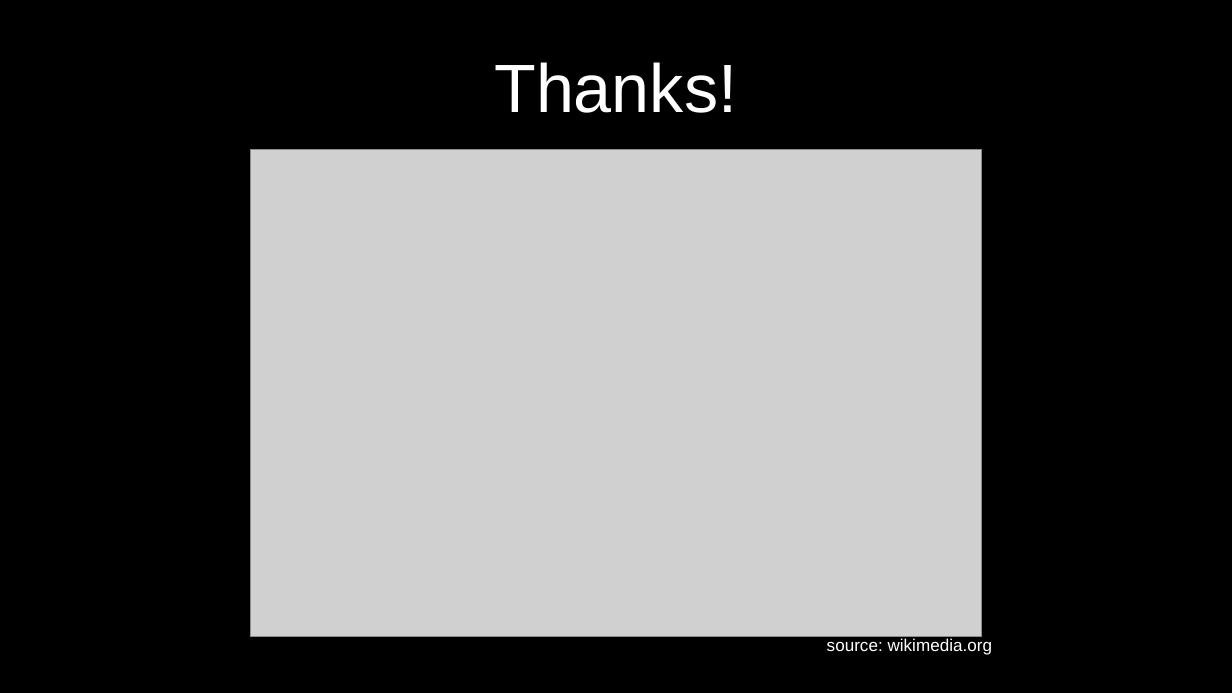
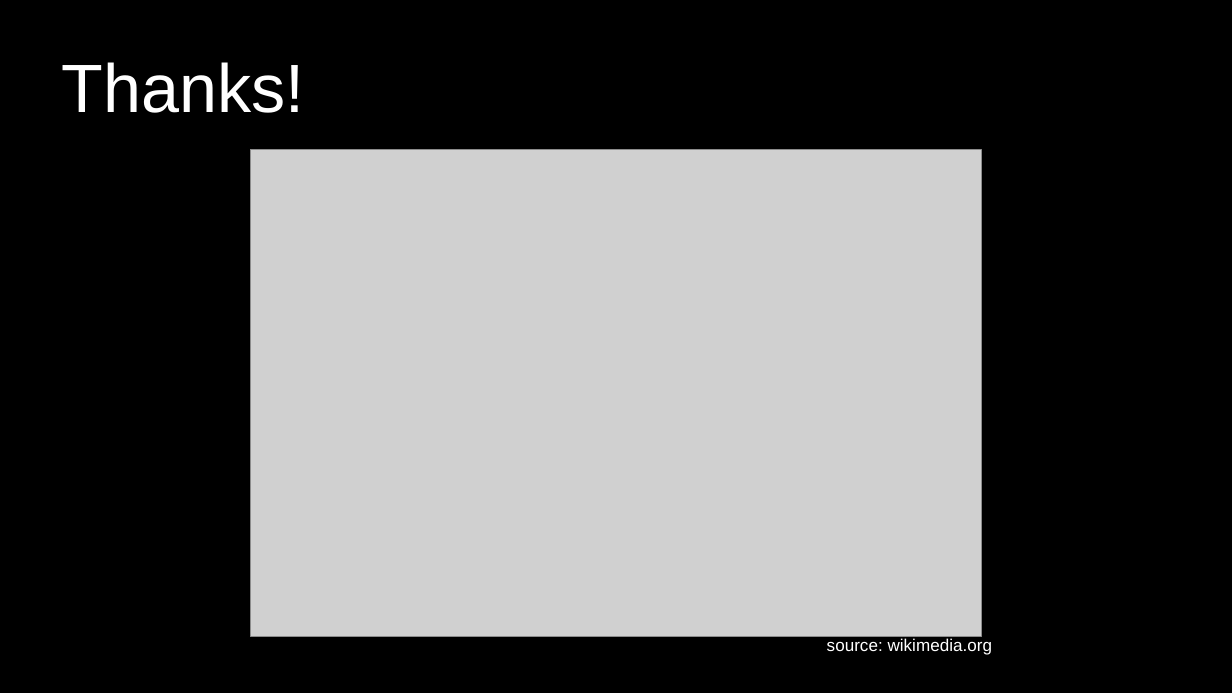
Before and after one commit to JanBessai/ecoop-coco-presentation, a slide deck: slide 6 of slides/slides.odp (slide 5 before the commit). Drawn at 1232x693 pixels with LibreOffice and Linux fonts; fonts in the diff are those of the drawing; grey boxes stand for pictures. Boxes give left, top, right and bottom in pixels: in the first picture for what was removed or moved away, otherwise in the second. Text is boxed around its words. In the diff, an @@ line names an element or a change of style, - is before the commit and + after.

```diff
--- a/slides/slides.odp
+++ b/slides/slides.odp
@@ title "Thanks!" at [62,62,305,113]: alignment centre to left @@
```
Also in this commit, not shown: 4 other slides changed, 1 slide added, 3 other files.
